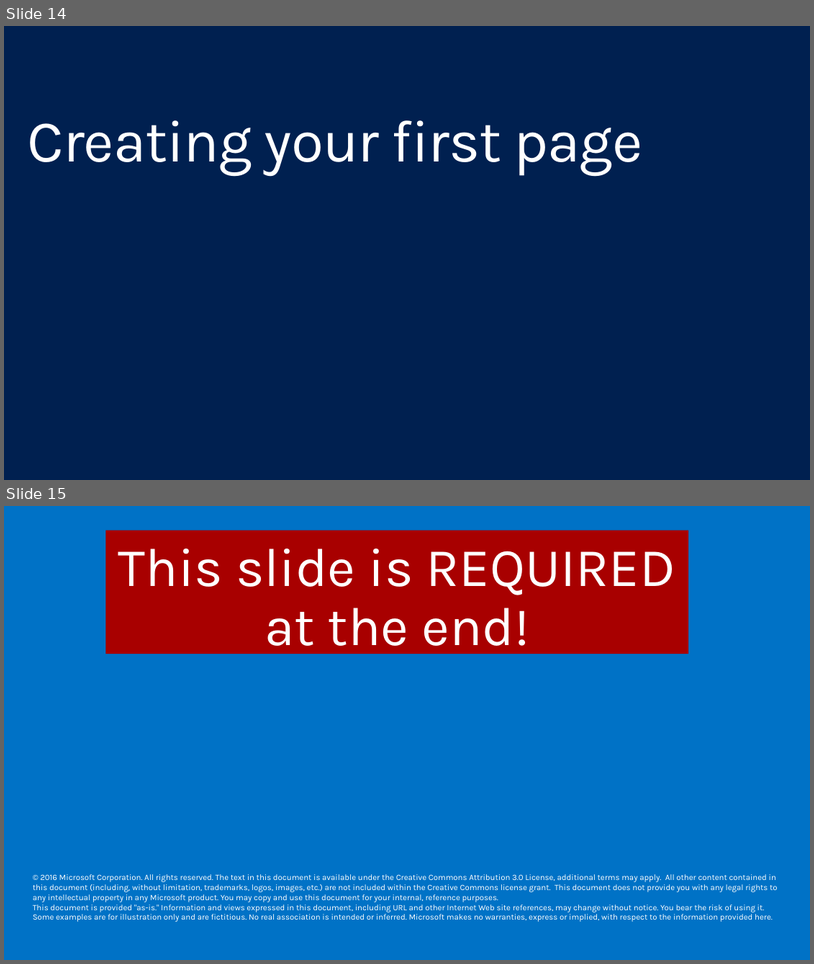
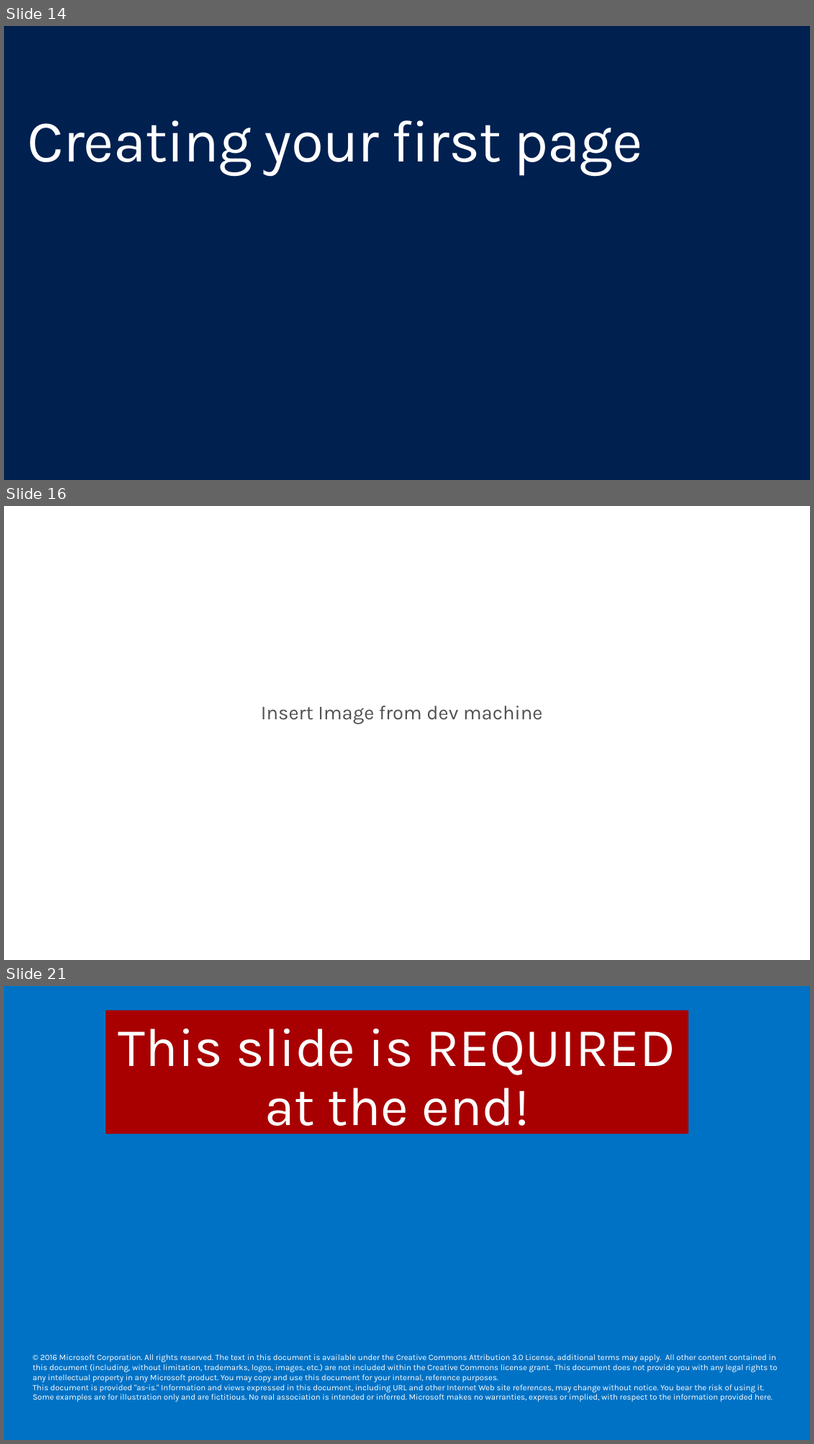
Before and after one commit to yashodha96/html-css-beginners, a slide deck: Slides/2 - Creating your first page.pptx. Shown one above the other, each under a label of ours: slides 14 and 15 before the commit, slides 14, 16 and 21 after it; the slides between them are not shown. The pictures are 814x964 and 814x1444 pixels, drawn with LibreOffice and Linux fonts; fonts in the diff are those of the drawing; background and template pictures are left out. Boxes give left, top, right and bottom in pixels: in the first picture for what was removed or moved away, otherwise in the second. Text is boxed around its words. In the diff, an @@ line names an element or a change of style, - is before the commit and + after.

```diff
--- a/Slides/2 - Creating your first page.pptx
+++ b/Slides/2 - Creating your first page.pptx
@@ slide 16 added at box(4, 506, 810, 960), background #FFFFFF @@
@@ text added at box(261, 705, 543, 724), 24 pt, text #505050 @@
+Insert Image from dev machine
@@ what was slide 15 is now slide 21 @@
```
Also in this commit, not shown: 3 slides changed, 5 other slides added, 1 other file.
